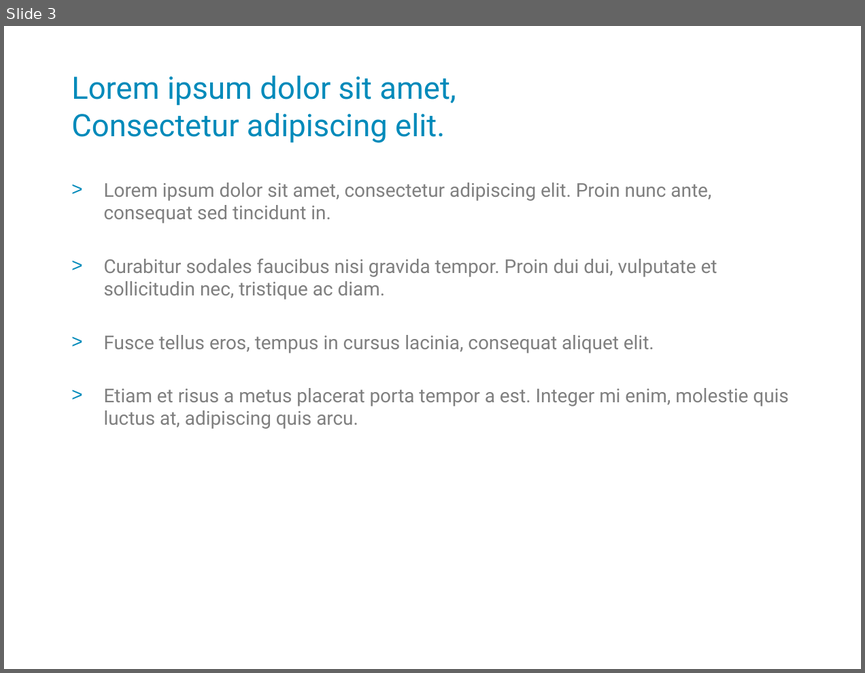
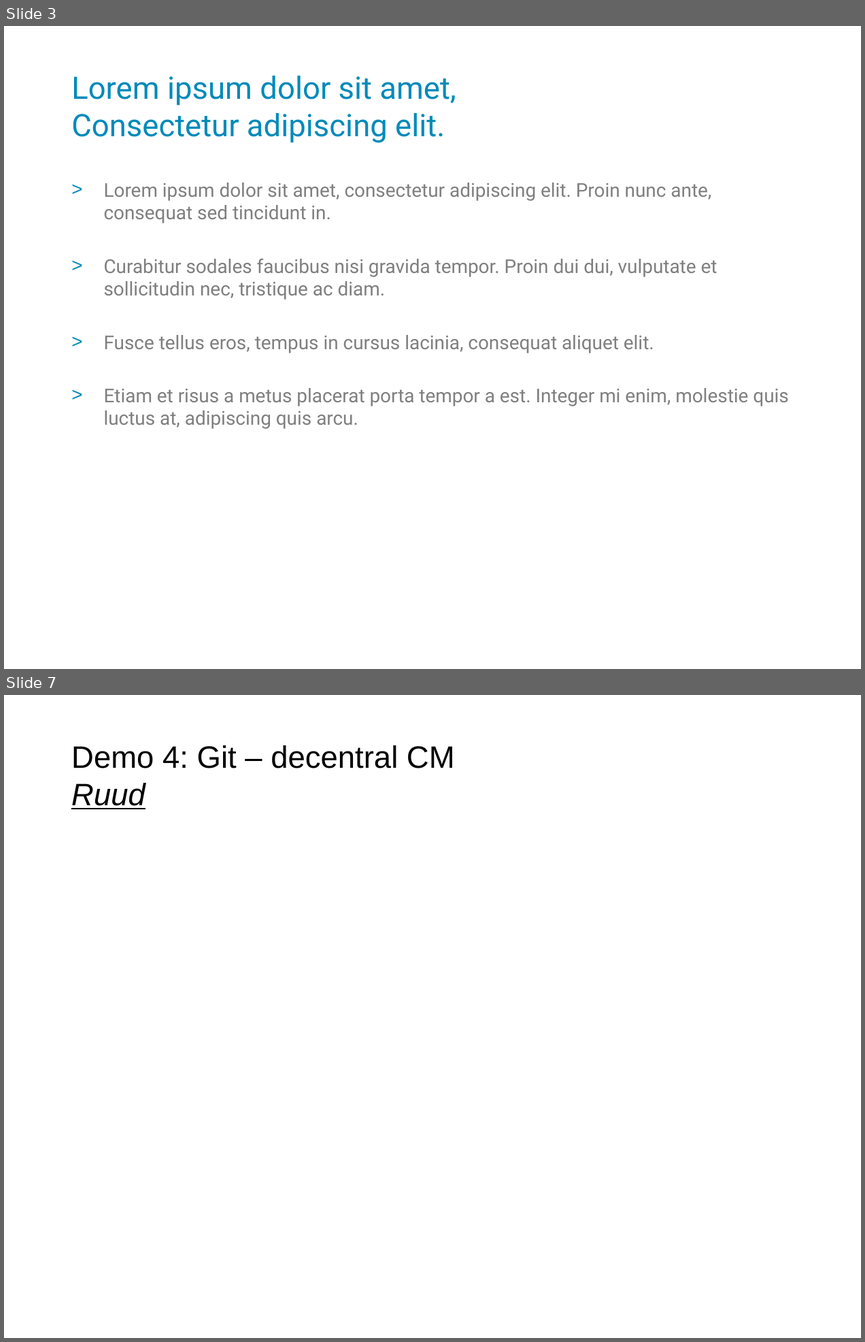
Before and after one commit to rwit/bencotto, a slide deck: doc/Django Pizza Sessie.odp. Shown one above the other, each under a label of ours: slide 3 before the commit, slides 3 and 7 after it; the slides between them are not shown. The pictures are 865x673 and 865x1342 pixels, drawn with LibreOffice and Linux fonts; fonts in the diff are those of the drawing; background and template pictures are left out. Boxes give left, top, right and bottom in pixels: in the first picture for what was removed or moved away, otherwise in the second. Text is boxed around its words. In the diff, an @@ line names an element or a change of style, - is before the commit and + after.

Commit message:
Added the demo's to the odp

```diff
--- a/doc/Django Pizza Sessie.odp
+++ b/doc/Django Pizza Sessie.odp
@@ slide 7 added at bbox=[4, 695, 861, 1338], background picture (left out) @@
@@ title added at bbox=[71, 745, 455, 809], 26 pt, text #000000 @@
+Demo 4: Git – decentral CM
+Ruud
```
Also in this commit, not shown: 2 slides changed, 3 other slides added.
